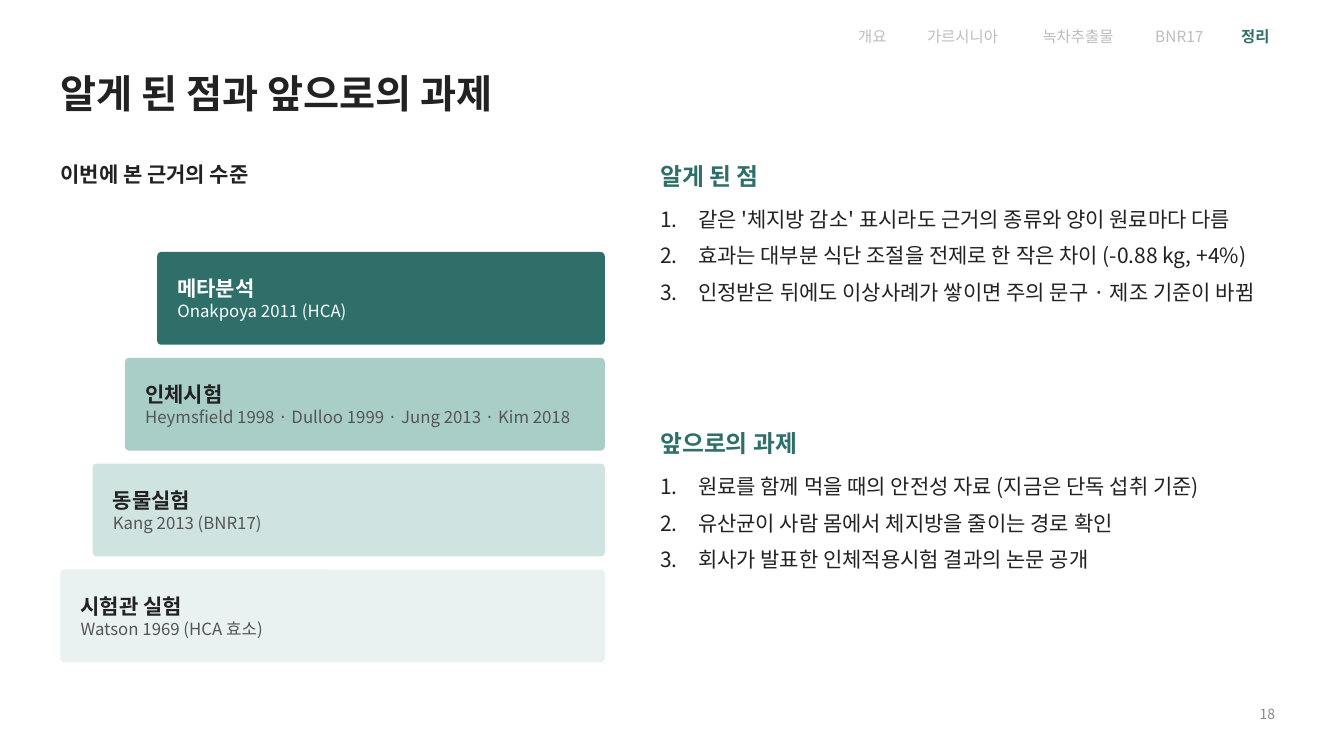
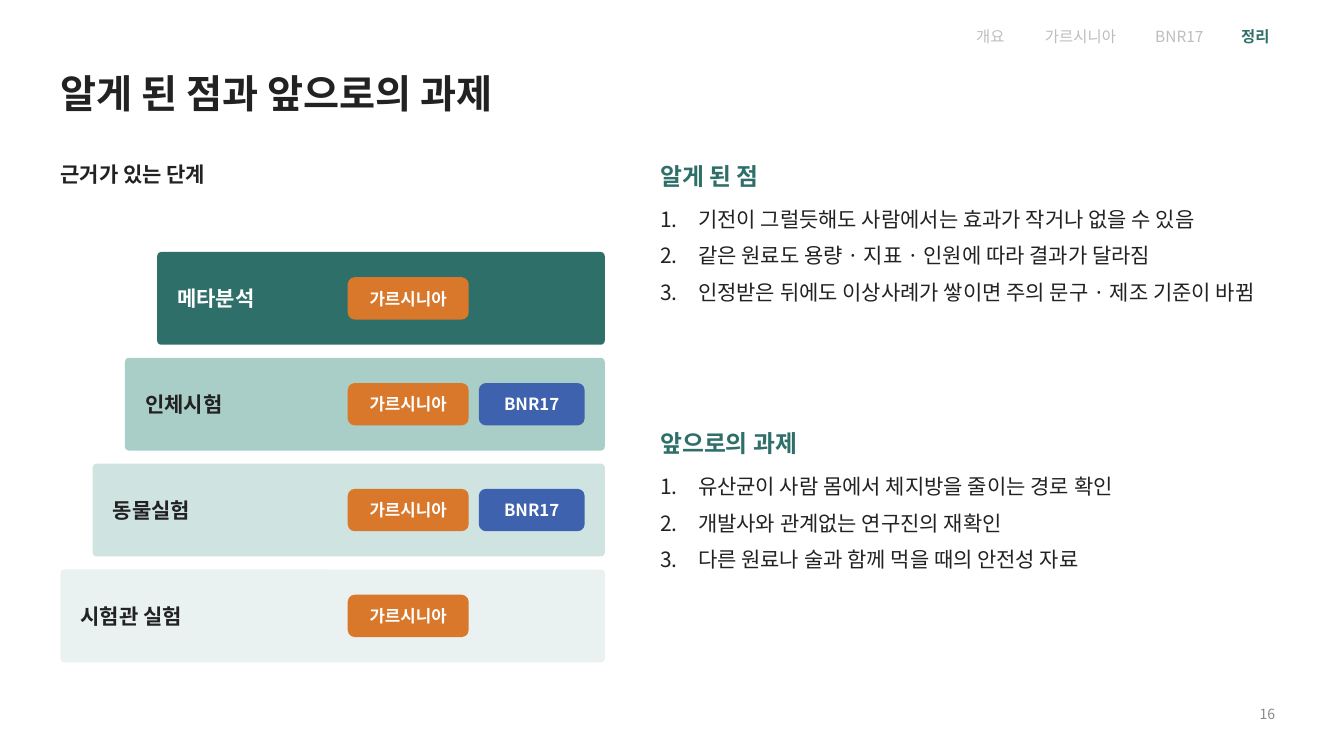
Before and after one commit to logvinca99-cell/logvinca, a slide deck: slide 16 of 발표자료/체중조절_발표_기능성식품학.pptx (slide 18 before the commit). Drawn at 1344x756 pixels with LibreOffice and Linux fonts; fonts in the diff are those of the drawing. Boxes give left, top, right and bottom in pixels: in the first picture for what was removed or moved away, otherwise in the second. Text is boxed around its words. In the diff, an @@ line names an element or a change of style, - is before the commit and + after.

```diff
--- a/발표자료/체중조절_발표_기능성식품학.pptx
+++ b/발표자료/체중조절_발표_기능성식품학.pptx
@@ text "개요" moved from (x1=858, y1=30, x2=886, y2=43) to (x1=976, y1=30, x2=1004, y2=43) @@
@@ text "가르시니아" moved from (x1=927, y1=29, x2=998, y2=43) to (x1=1045, y1=29, x2=1116, y2=43) @@
@@ text removed at (x1=1043, y1=29, x2=1114, y2=43) @@
-녹차추출물
@@ text at (x1=60, y1=164, x2=205, y2=184): text changed @@
-이번에 본 근거의 수준
+근거가 있는 단계
@@ text at (x1=698, y1=209, x2=1195, y2=265): text changed @@
-1. 같은 '체지방 감소' 표시라도 근거의 종류와 양이 원료마다 다름
-2. 효과는 대부분 식단 조절을 전제로 한 작은 차이 (-0.88 kg, +4%)
+1. 기전이 그럴듯해도 사람에서는 효과가 작거나 없을 수 있음
+2. 같은 원료도 용량 · 지표 · 인원에 따라 결과가 달라짐
@@ rounded rectangle added at (x1=348, y1=277, x2=469, y2=320), fill #D9772A, 12 pt, text #FFFFFF, bold @@
+가르시니아
@@ text at (x1=177, y1=303, x2=346, y2=321): paragraph removed @@
-Onakpoya 2011 (HCA)
@@ rounded rectangle added at (x1=348, y1=383, x2=469, y2=425), fill #D9772A, 12 pt, text #FFFFFF, bold @@
+가르시니아
@@ rounded rectangle added at (x1=479, y1=383, x2=585, y2=425), fill #3E62AE, 12 pt, text #FFFFFF, bold @@
+BNR17
@@ text at (x1=145, y1=409, x2=570, y2=427): paragraph removed @@
-Heymsfield 1998 · Dulloo 1999 · Jung 2013 · Kim 2018
@@ text at (x1=698, y1=476, x2=1199, y2=498): paragraph removed @@
-1. 원료를 함께 먹을 때의 안전성 자료 (지금은 단독 섭취 기준)
@@ rounded rectangle added at (x1=348, y1=489, x2=469, y2=531), fill #D9772A, 12 pt, text #FFFFFF, bold @@
+가르시니아
@@ rounded rectangle added at (x1=479, y1=489, x2=585, y2=531), fill #3E62AE, 12 pt, text #FFFFFF, bold @@
+BNR17
@@ text at (x1=113, y1=515, x2=262, y2=533): paragraph removed @@
-Kang 2013 (BNR17)
@@ text at (x1=698, y1=513, x2=1079, y2=569): text changed @@
-3. 회사가 발표한 인체적용시험 결과의 논문 공개
+2. 개발사와 관계없는 연구진의 재확인
+3. 다른 원료나 술과 함께 먹을 때의 안전성 자료
@@ rounded rectangle added at (x1=348, y1=595, x2=469, y2=637), fill #D9772A, 12 pt, text #FFFFFF, bold @@
+가르시니아
@@ text at (x1=81, y1=621, x2=263, y2=638): paragraph removed @@
-Watson 1969 (HCA 효소)
```
Also in this commit, not shown: 12 other slides changed, 8 slides added, 8 slides removed.
